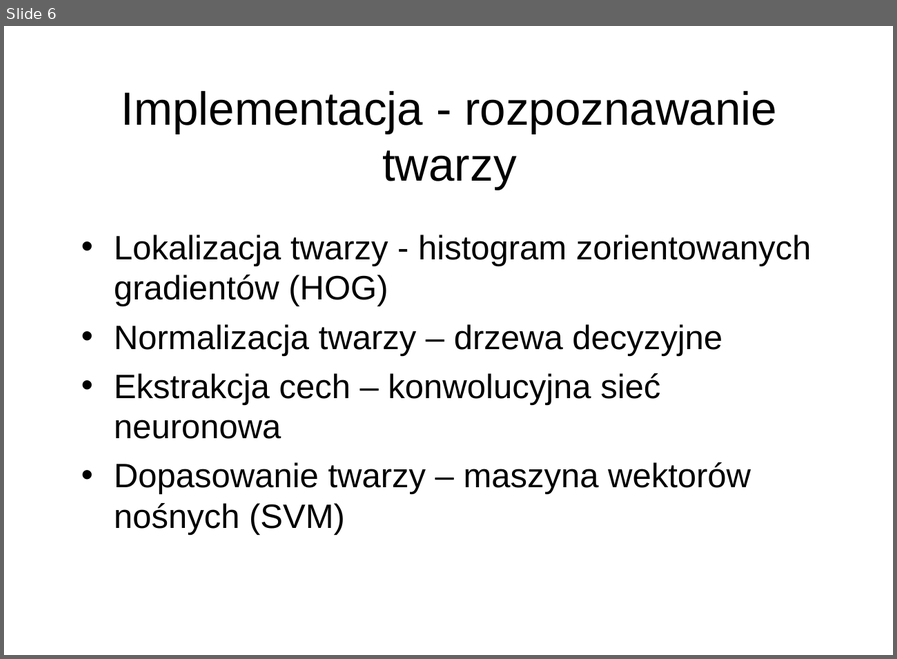
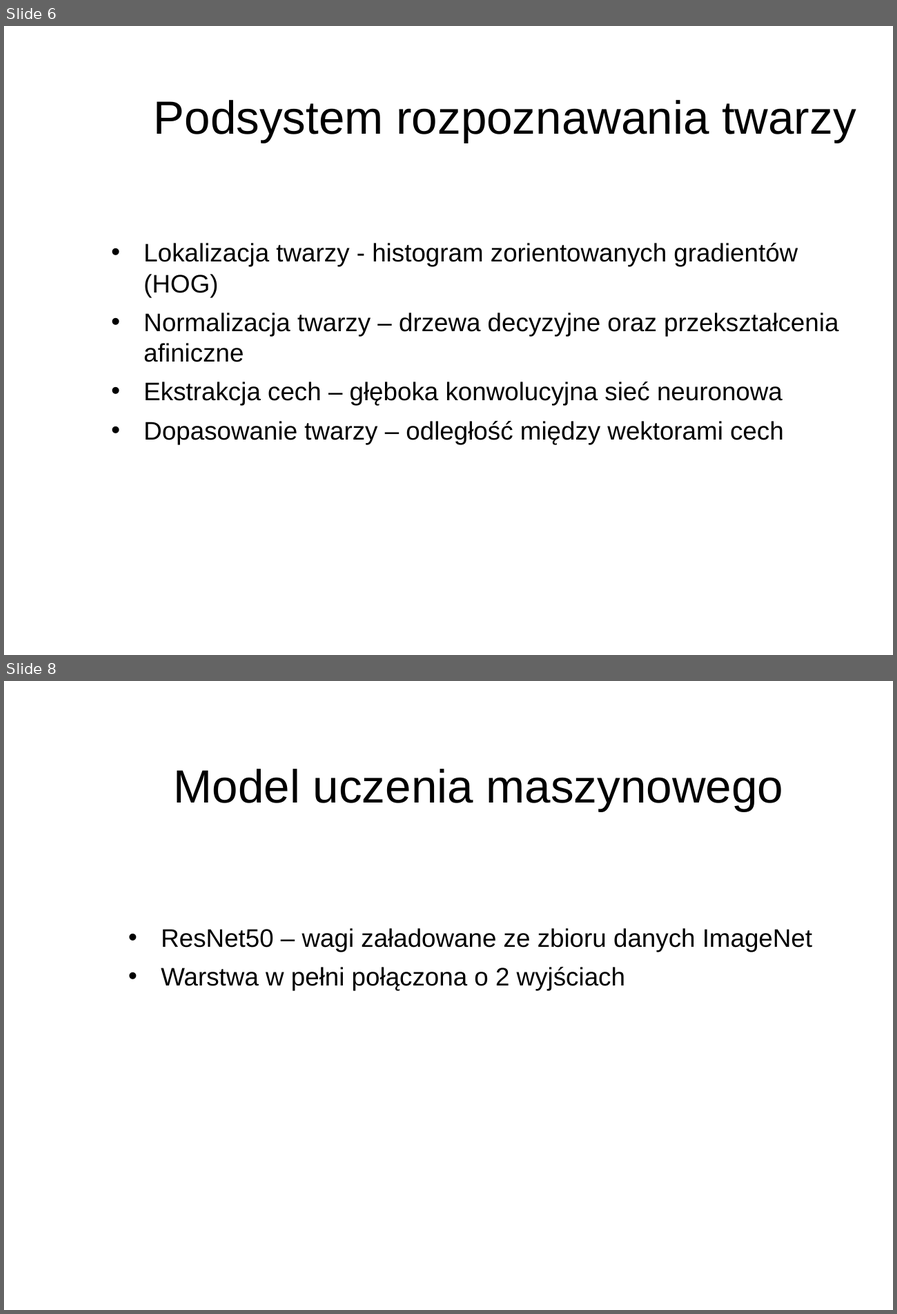
Before and after one commit to piMateusz/AntiSpoofingFaceRecognitionSystem, a slide deck: documents/MP_prezentacja.ppt. Shown one above the other, each under a label of ours: slide 6 before the commit, slides 6 and 8 after it; the slides between them are not shown. The pictures are 897x659 and 897x1314 pixels, drawn with LibreOffice and Linux fonts; fonts in the diff are those of the drawing; background and template pictures are left out. Boxes give left, top, right and bottom in pixels: in the first picture for what was removed or moved away, otherwise in the second. Text is boxed around its words. In the diff, an @@ line names an element or a change of style, - is before the commit and + after.

```diff
--- a/documents/MP_prezentacja.ppt
+++ b/documents/MP_prezentacja.ppt
@@ slide 8 added at box(4, 681, 893, 1310), background picture (left out) @@
@@ title added at box(174, 769, 784, 811), 44 pt, text #000000 @@
+Model uczenia maszynowego
@@ text added at box(161, 928, 812, 991), 24 pt, text #000000 @@
+• ResNet50 – wagi załadowane ze zbioru danych ImageNet
+• Warstwa w pełni połączona o 2 wyjściach
@@ slide 6 changed as well @@
@@ title at box(154, 100, 856, 143): text changed @@
-Implementacja - rozpoznawanie twarzy
+Podsystem rozpoznawania twarzy
@@ text "Lokalizacja twarzy - histogram zorientowanych ...": place and size @@
-text "Lokalizacja twarzy - histogram zorientowanych ..." at box(114, 234, 811, 535)
+text "Lokalizacja twarzy - histogram zorientowanych ..." at box(143, 243, 838, 444)
@@ text at box(143, 243, 797, 297): size 32 to 24 pt in "Lokalizacja twarzy - histogram zorientowanych gradientów (HO ..." @@
@@ text at box(143, 312, 838, 444): text changed; size 32 to 24 pt @@
-• Normalizacja twarzy – drzewa decyzyjne
-• Ekstrakcja cech – konwolucyjna sieć neuronowa
-• Dopasowanie twarzy – maszyna wektorów nośnych (SVM)
+• Normalizacja twarzy – drzewa decyzyjne oraz przekształcenia afiniczne
+• Ekstrakcja cech – głęboka konwolucyjna sieć neuronowa
+• Dopasowanie twarzy – odległość między wektorami cech
```
Also in this commit, not shown: 5 other slides changed, 6 other slides added, 4 slides removed, 35 other files.
